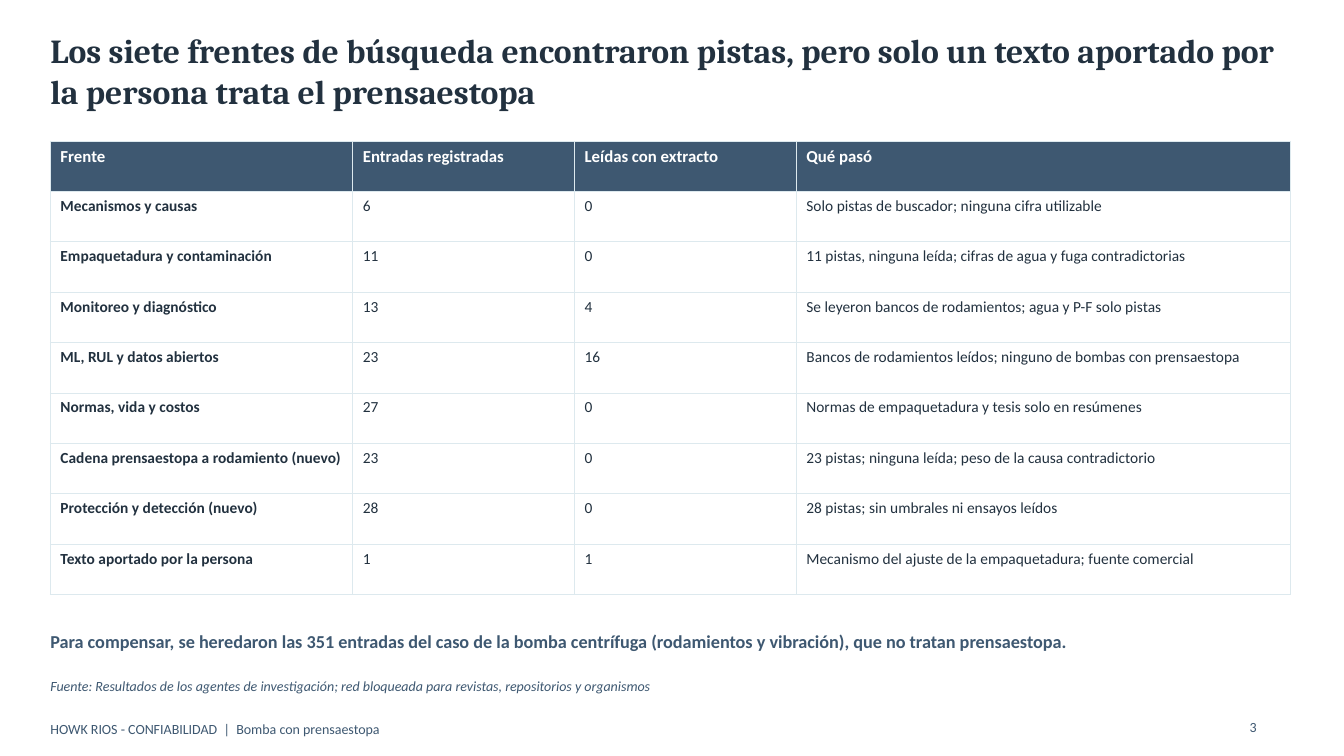
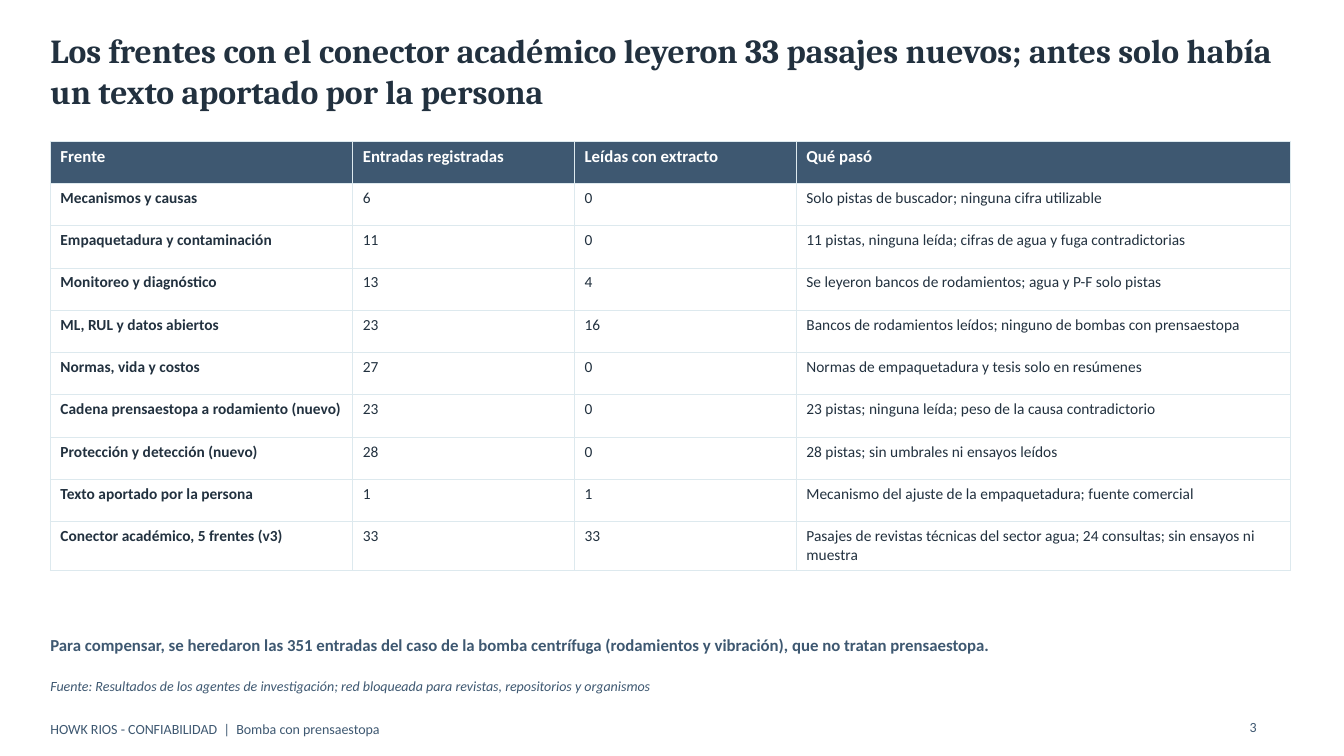
Before and after one commit to howkrios-65/clima-lima, a slide deck: slide 3 of docs/entregables/presentacion_bomba_prensaestopa.pptx. Drawn at 1344x756 pixels with LibreOffice and Linux fonts; fonts in the diff are those of the drawing. Boxes give left, top, right and bottom in pixels: in the first picture for what was removed or moved away, otherwise in the second. Text is boxed around its words. In the diff, an @@ line names an element or a change of style, - is before the commit and + after.

```diff
--- a/docs/entregables/presentacion_bomba_prensaestopa.pptx
+++ b/docs/entregables/presentacion_bomba_prensaestopa.pptx
@@ text at [50, 39, 1272, 111]: text changed @@
-Los siete frentes de búsqueda encontraron pistas, pero solo un texto aportado por la persona trata el prensaestopa
+Los frentes con el conector académico leyeron 33 pasajes nuevos; antes solo había un texto aportado por la persona
@@ table at [50, 141, 1291, 564] @@
+row 10: Conector académico, 5 frentes (v3) | 33 | 33 | Pasajes de revistas técnicas del sector agua; 24 consultas; sin ensayos ni muestra
@@ text "Para compensar, se heredaron las ..." at [50, 638, 989, 654]: size 13 to 12 pt @@
```
Also in this commit, not shown: 9 other slides changed, 15 other files.
